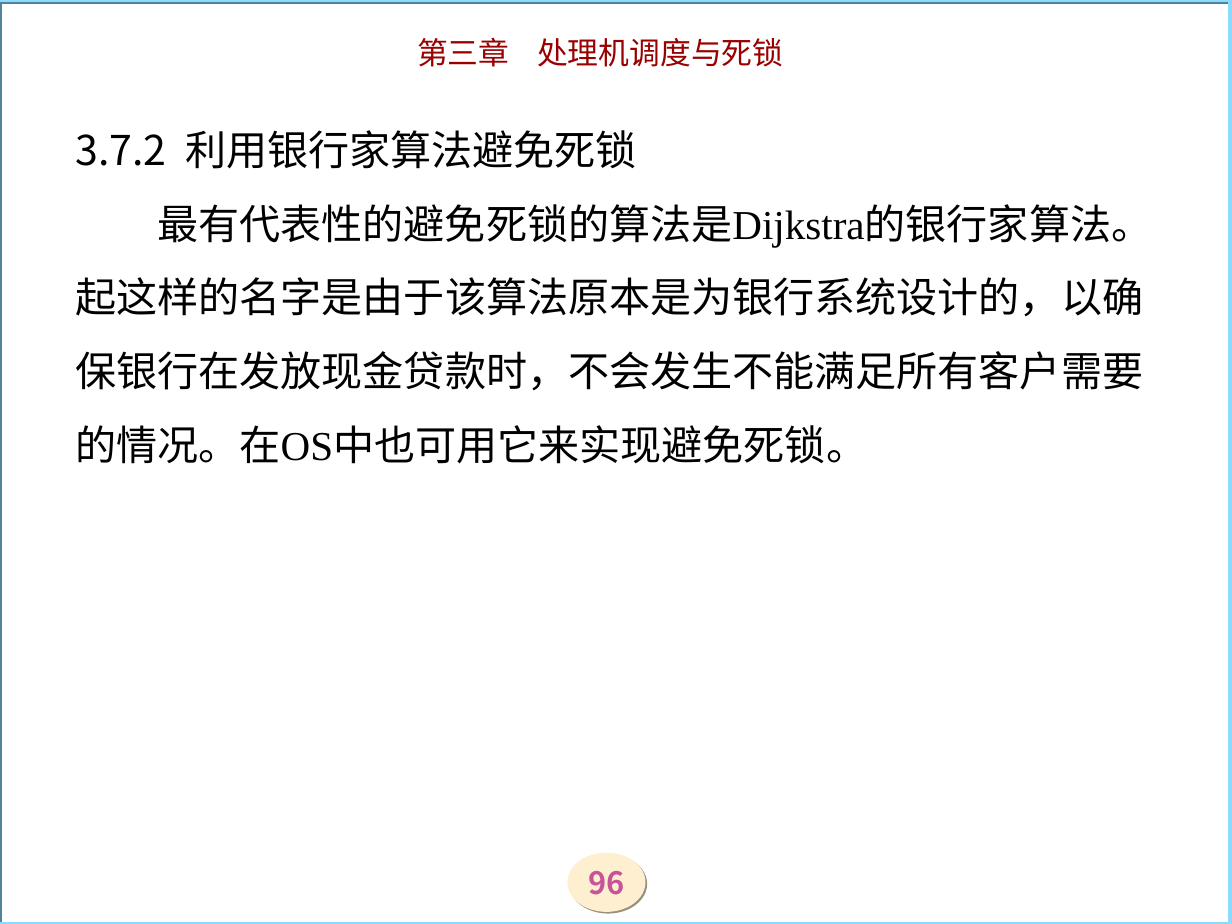
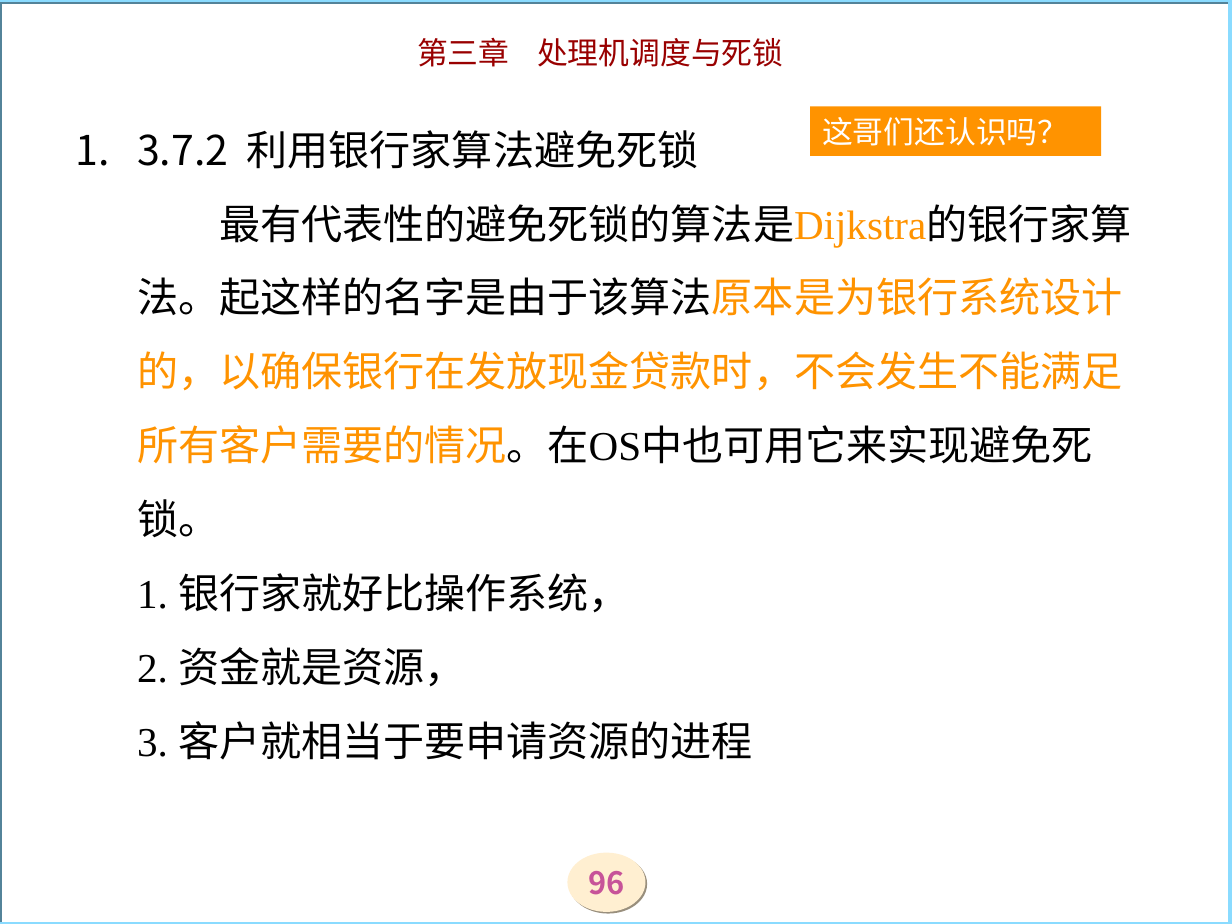
Before and after one commit to zjyesir/hmc_OS, a slide deck: slide 96 of ppt/3调度和死锁.ppt. Drawn at 1232x924 pixels with LibreOffice and Linux fonts; fonts in the diff are those of the drawing; background and template pictures are left out. Boxes give left, top, right and bottom in pixels: in the first picture for what was removed or moved away, otherwise in the second. Text is boxed around its words. In the diff, an @@ line names an element or a change of style, - is before the commit and + after.

```diff
--- a/ppt/3调度和死锁.ppt
+++ b/ppt/3调度和死锁.ppt
@@ rectangle added at [809, 106, 1100, 155], fill #FF9300, 18 pt, text #FFFFFF @@
+这哥们还认识吗？
@@ title at [137, 130, 1132, 760]: text changed @@
-3.7.2 利用银行家算法避免死锁
-最有代表性的避免死锁的算法是Dijkstra的银行家算法。起这样的名字是由于该算法原本是为银行系统设计的，以确保银行在发放现金贷款时，不会发生不能满足所有客户需要的情况。在OS中也可用它来实现避免死锁。
+1. 3.7.2 利用银行家算法避免死锁
+   最有代表性的避免死锁的算法是Dijkstra的银行家算法。起这样的名字是由于该算法原本是为银行系统设计的，以确保银行在发放现金贷款时，不会发生不能满足所有客户需要的情况。在OS中也可用它来实现避免死锁。
+   1. 银行家就好比操作系统，
+   2. 资金就是资源，
+   3. 客户就相当于要申请资源的进程
```
Also in this commit, not shown: 10 other slides changed, 1 slide added, 7 slides removed.
